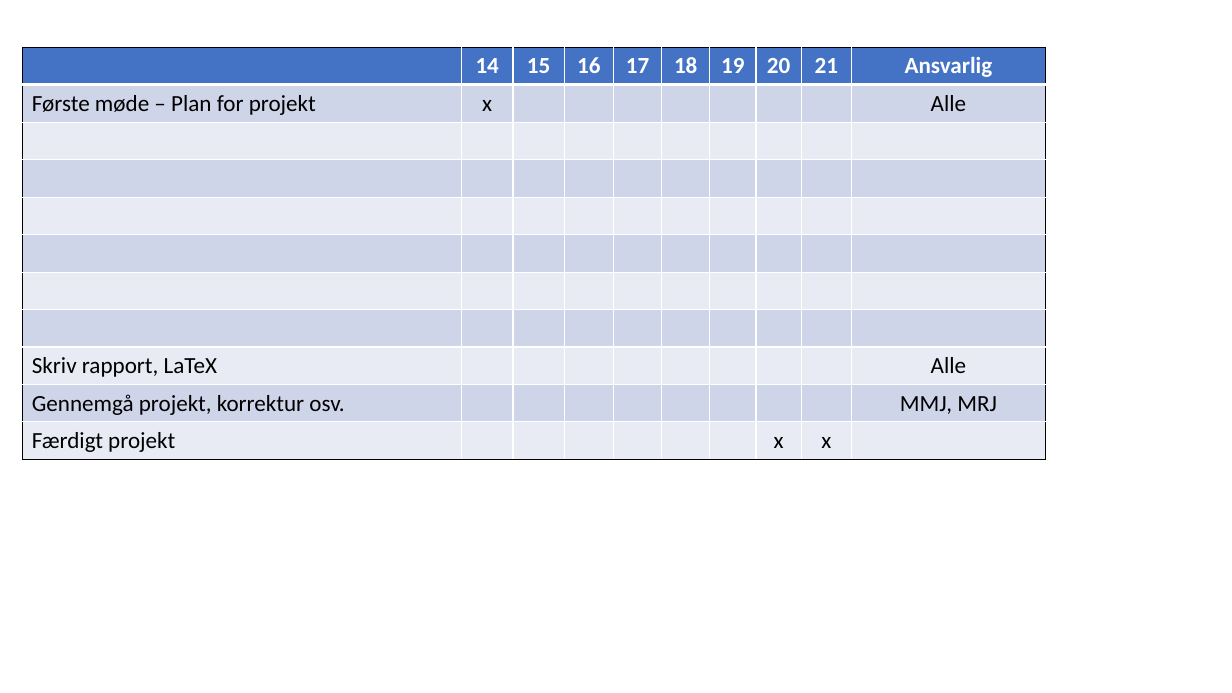
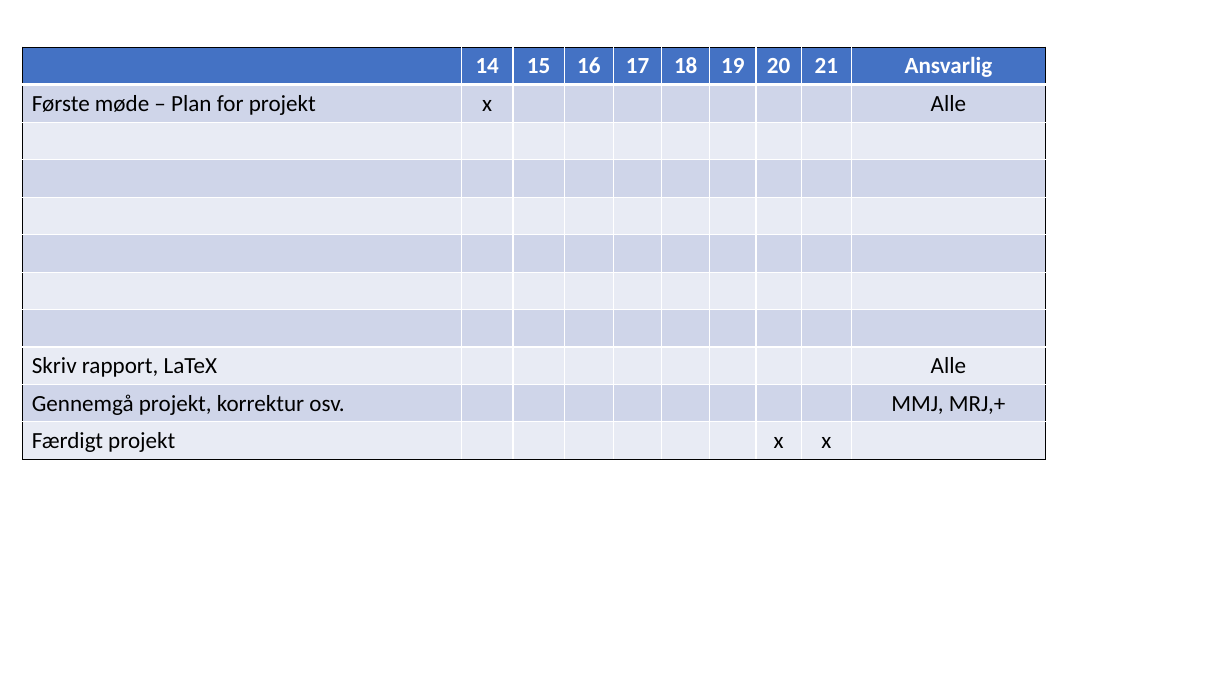
Before and after one commit to Toeffe3/IoT-Project, a slide deck: slide 1 of Andre filer/Tidsplan.pptx. Drawn at 1232x693 pixels with LibreOffice and Linux fonts; fonts in the diff are those of the drawing. Boxes give left, top, right and bottom in pixels: in the first picture for what was removed or moved away, otherwise in the second. Text is boxed around its words. In the diff, an @@ line names an element or a change of style, - is before the commit and + after.

```diff
--- a/Andre filer/Tidsplan.pptx
+++ b/Andre filer/Tidsplan.pptx
@@ table at box(22, 47, 1044, 459) @@
-row 10, column 10: MMJ, MRJ
+row 10, column 10: MMJ, MRJ,+
```
